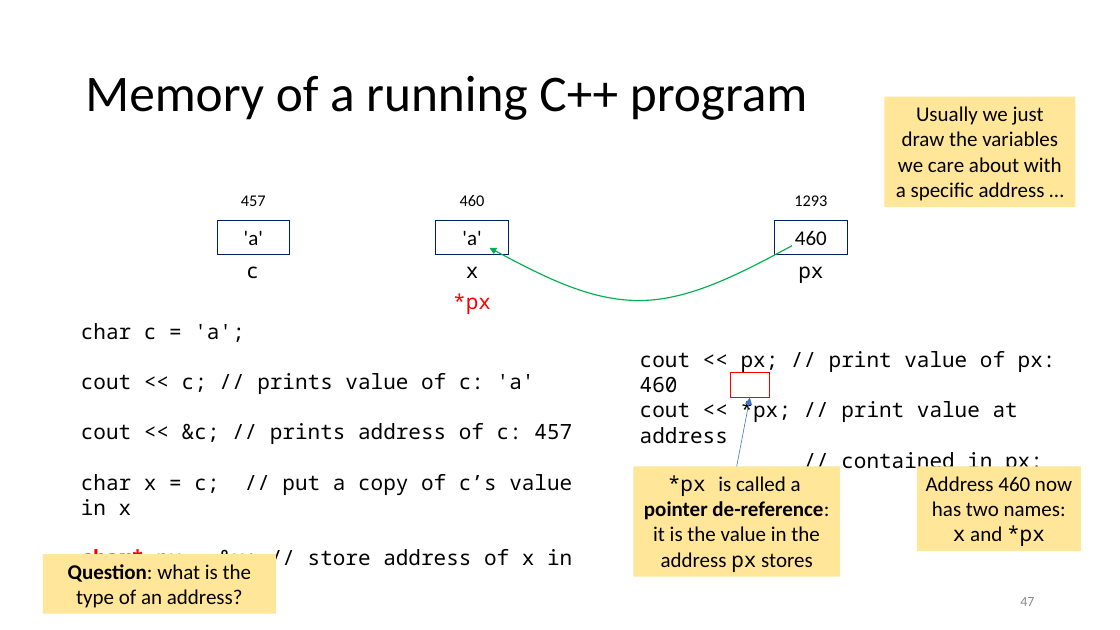
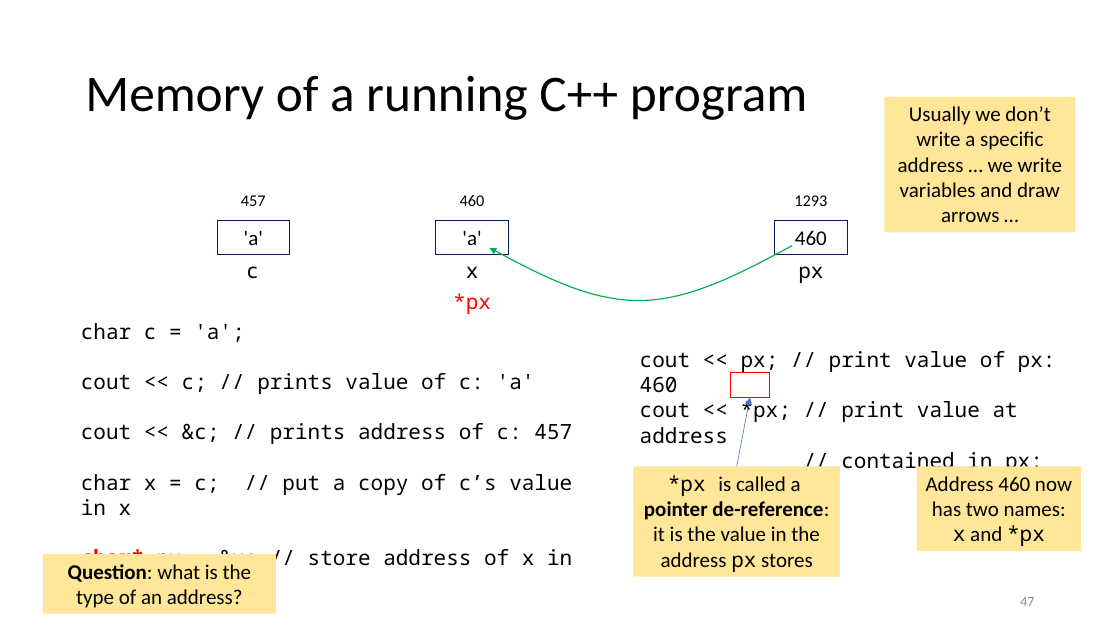
Before and after one commit to tjd1234/cmpt135spring2024, a slide deck: slide 47 of sample_code/week2/week2_cmpt135.pptx. Drawn at 1120x630 pixels with LibreOffice and Linux fonts; fonts in the diff are those of the drawing. Boxes give left, top, right and bottom in pixels: in the first picture for what was removed or moved away, otherwise in the second. Text is boxed around its words. In the diff, an @@ line names an element or a change of style, - is before the commit and + after.

```diff
--- a/sample_code/week2/week2_cmpt135.pptx
+++ b/sample_code/week2/week2_cmpt135.pptx
@@ rectangle "Usually we don’t write a ...": place and size @@
-rectangle "Usually we don’t write a ..." at (885,97,1075,207)
+rectangle "Usually we don’t write a ..." at (885,97,1075,233)
@@ text in rectangle at (898,106,1062,222): text changed @@
-Usually we just draw the variables we care about with a specific address …
+Usually we don’t write a specific address … we write variables and draw arrows …
```
Also in this commit, not shown: 14 other slides changed, 1 slide added, 3 other files.
